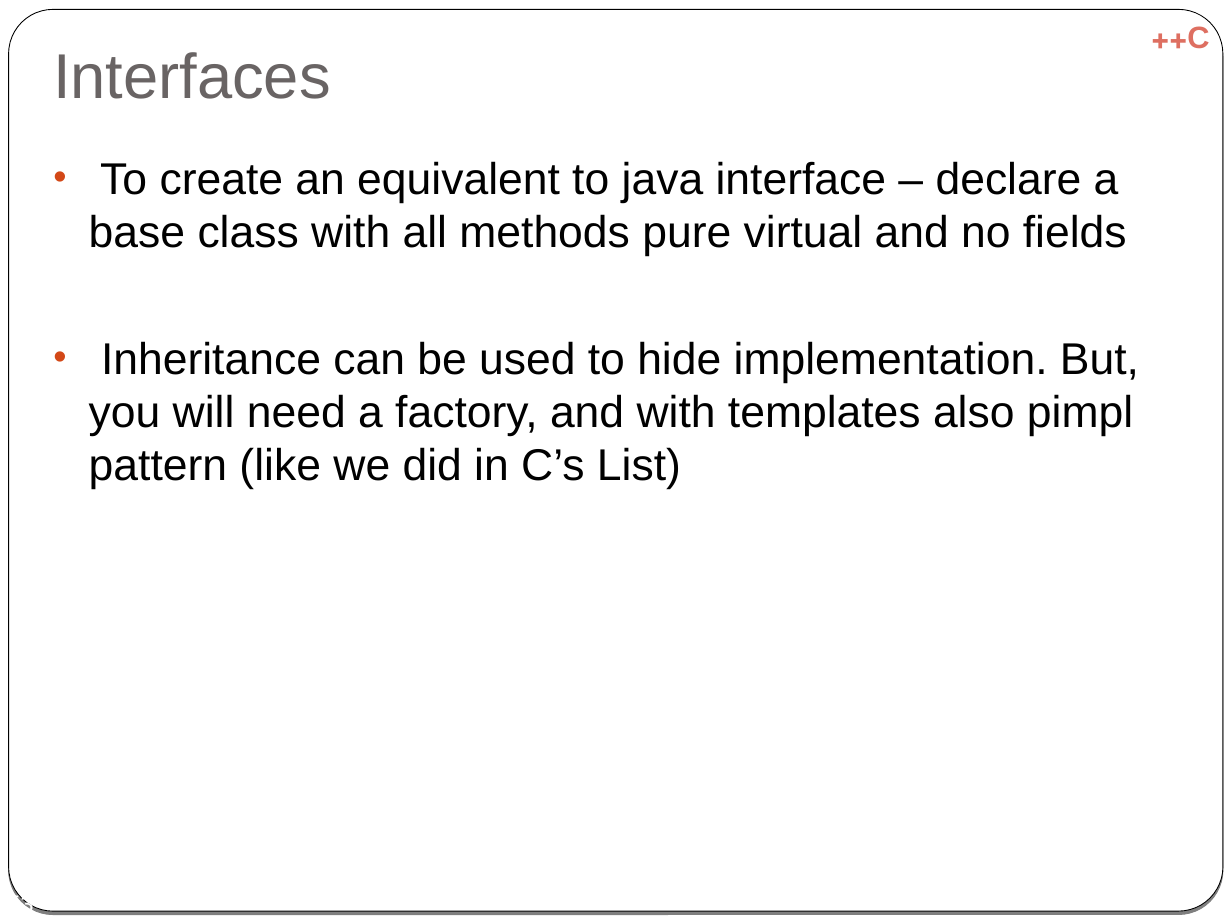
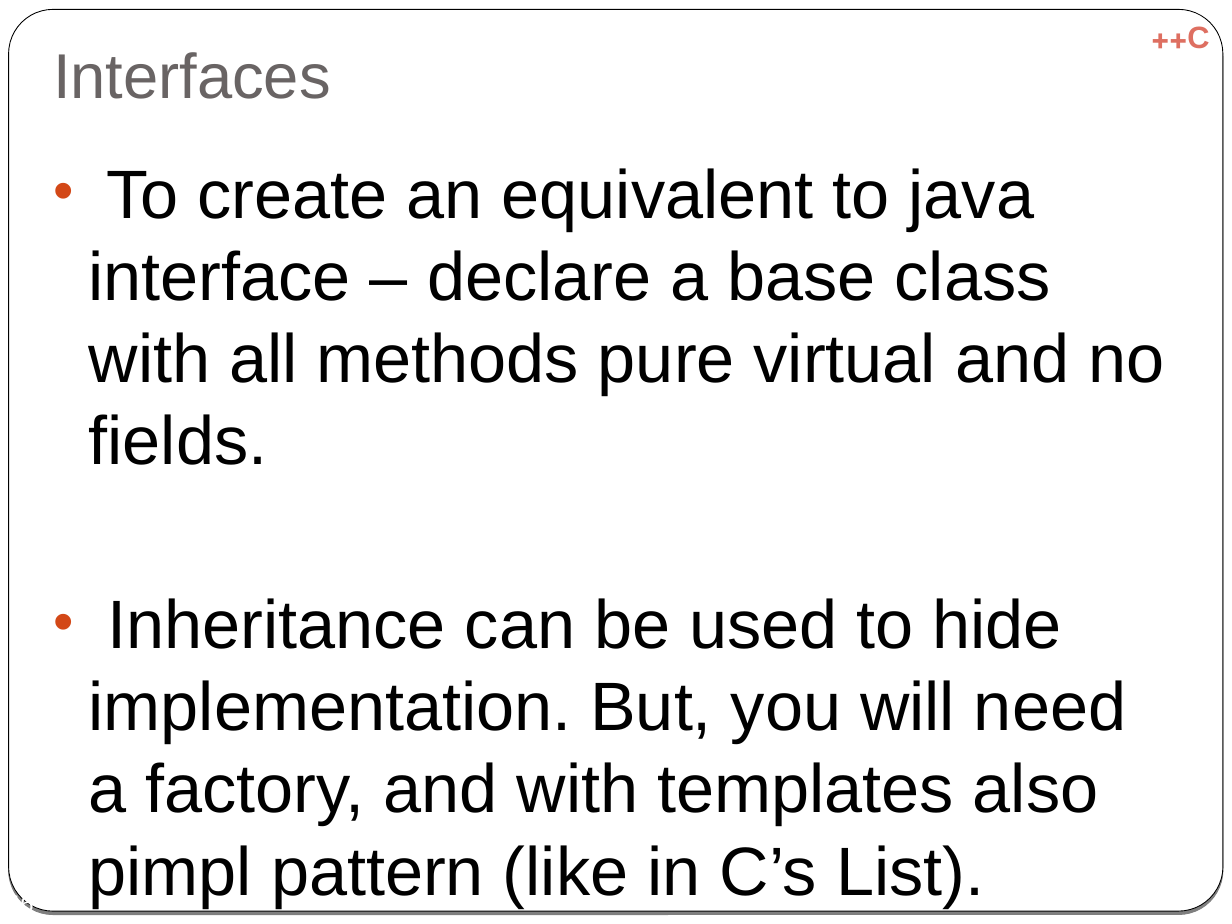
Before and after one commit to cpp-at-ariel/cpp-5778, a slide deck: slide 46 of week06-inheritance/slides-override-virtual.odp (slide 53 before the commit). Drawn at 1232x924 pixels with LibreOffice and Linux fonts; fonts in the diff are those of the drawing. Boxes give left, top, right and bottom in pixels: in the first picture for what was removed or moved away, otherwise in the second. Text is boxed around its words. In the diff, an @@ line names an element or a change of style, - is before the commit and + after.

```diff
--- a/week06-inheritance/slides-override-virtual.odp
+++ b/week06-inheritance/slides-override-virtual.odp
@@ text at (x1=89, y1=168, x2=1164, y2=907): text changed; size 26 to 40 pt @@
-• To create an equivalent to java interface – declare a base class with all methods pure virtual and no fields
-• Inheritance can be used to hide implementation. But, you will need a factory, and with templates also pimpl pattern (like we did in C’s List)
+• To create an equivalent to java interface – declare a base class with all methods pure virtual and no fields.
+• Inheritance can be used to hide implementation. But, you will need a factory, and with templates also pimpl pattern (like in C’s List).
@@ page number at (x1=7, y1=893, x2=34, y2=911): text changed @@
-53
+46
```
Also in this commit, not shown: 27 other slides changed, 7 slides removed, 14 other files.
